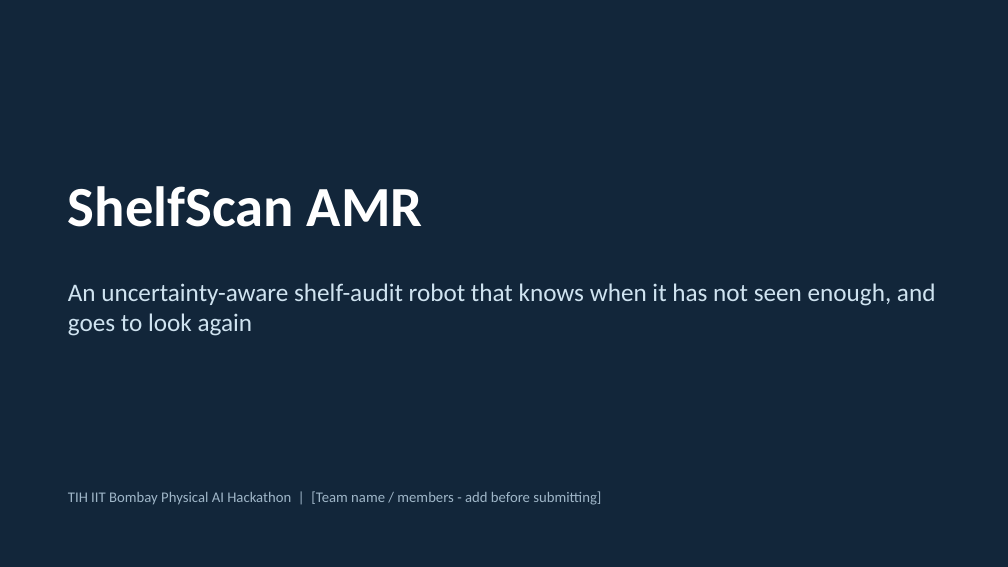
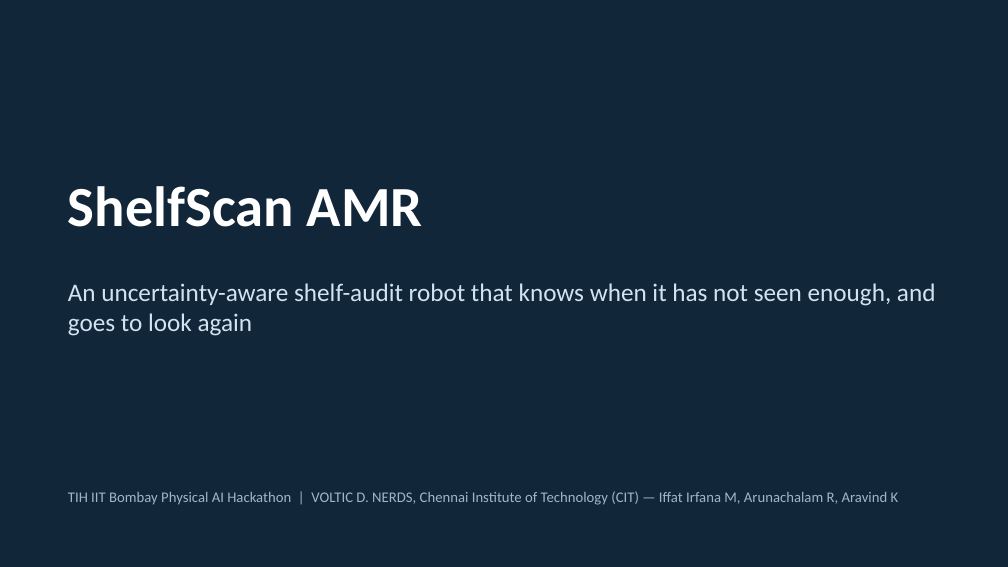
Before and after one commit to iffatirfana/shelfscan-amr, a slide deck: slide 1 of docs/ShelfScan_deck.pptx. Drawn at 1008x567 pixels with LibreOffice and Linux fonts; fonts in the diff are those of the drawing. Boxes give left, top, right and bottom in pixels: in the first picture for what was removed or moved away, otherwise in the second. Text is boxed around its words. In the diff, an @@ line names an element or a change of style, - is before the commit and + after.

```diff
--- a/docs/ShelfScan_deck.pptx
+++ b/docs/ShelfScan_deck.pptx
@@ text at <box>68,491,899,505</box>: text changed @@
-TIH IIT Bombay Physical AI Hackathon | [Team name / members - add before submitting]
+TIH IIT Bombay Physical AI Hackathon | VOLTIC D. NERDS, Chennai Institute of Technology (CIT) — Iffat Irfana M, Arunachalam R, Aravind K
```
Also in this commit, not shown: 2 other slides changed, 4 other files.
